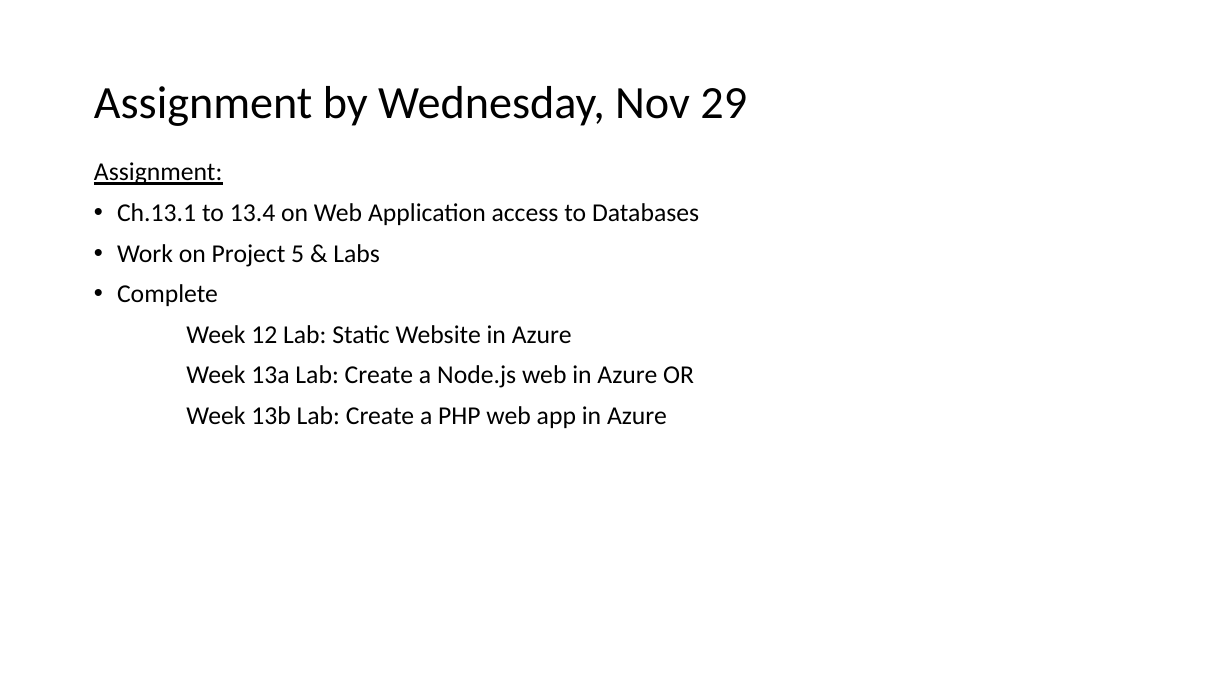
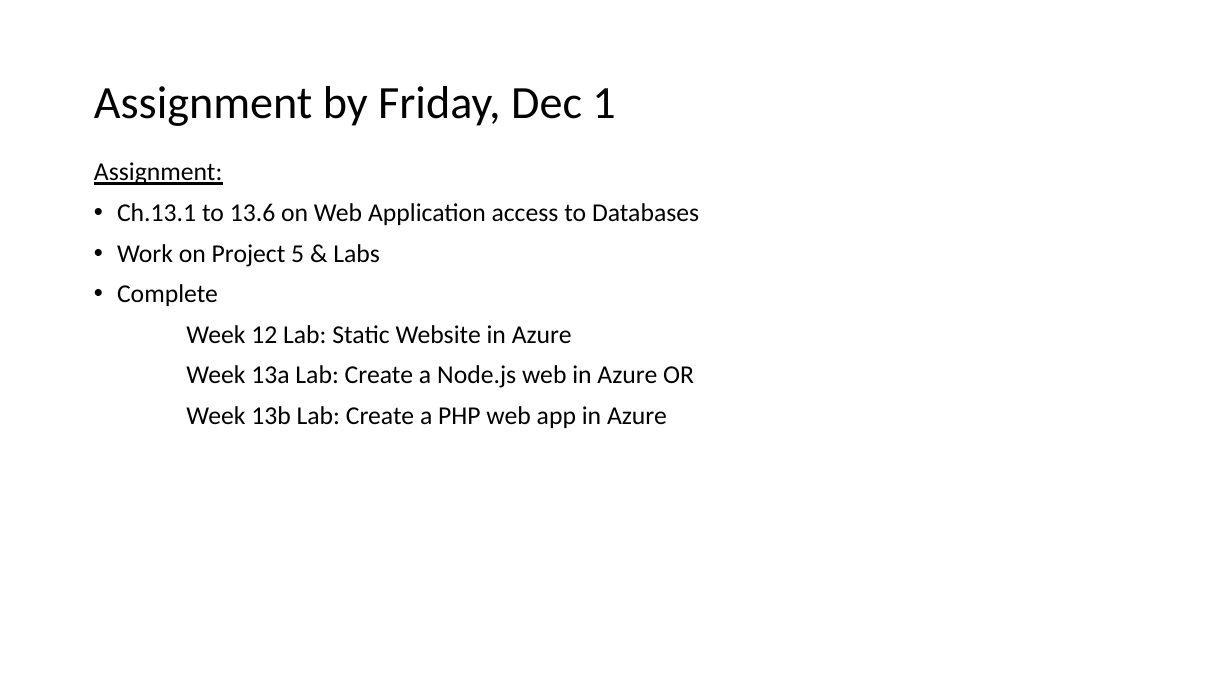
Before and after one commit to EricJPogue/www-epogue-info, a slide deck: slide 3 of CPSC-24700/Presentations/session-38.pptx. Drawn at 1232x693 pixels with LibreOffice and Linux fonts; fonts in the diff are those of the drawing. Boxes give left, top, right and bottom in pixels: in the first picture for what was removed or moved away, otherwise in the second. Text is boxed around its words. In the diff, an @@ line names an element or a change of style, - is before the commit and + after.

```diff
--- a/CPSC-24700/Presentations/session-38.pptx
+++ b/CPSC-24700/Presentations/session-38.pptx
@@ title at [94,86,615,126]: text changed @@
-Assignment by Wednesday, Nov 29
+Assignment by Friday, Dec 1
@@ text at [117,203,699,225]: text changed @@
-• Ch.13.1 to 13.4 on Web Application access to Databases
+• Ch.13.1 to 13.6 on Web Application access to Databases
```
Also in this commit, not shown: 3 other slides changed, 9 other files.
